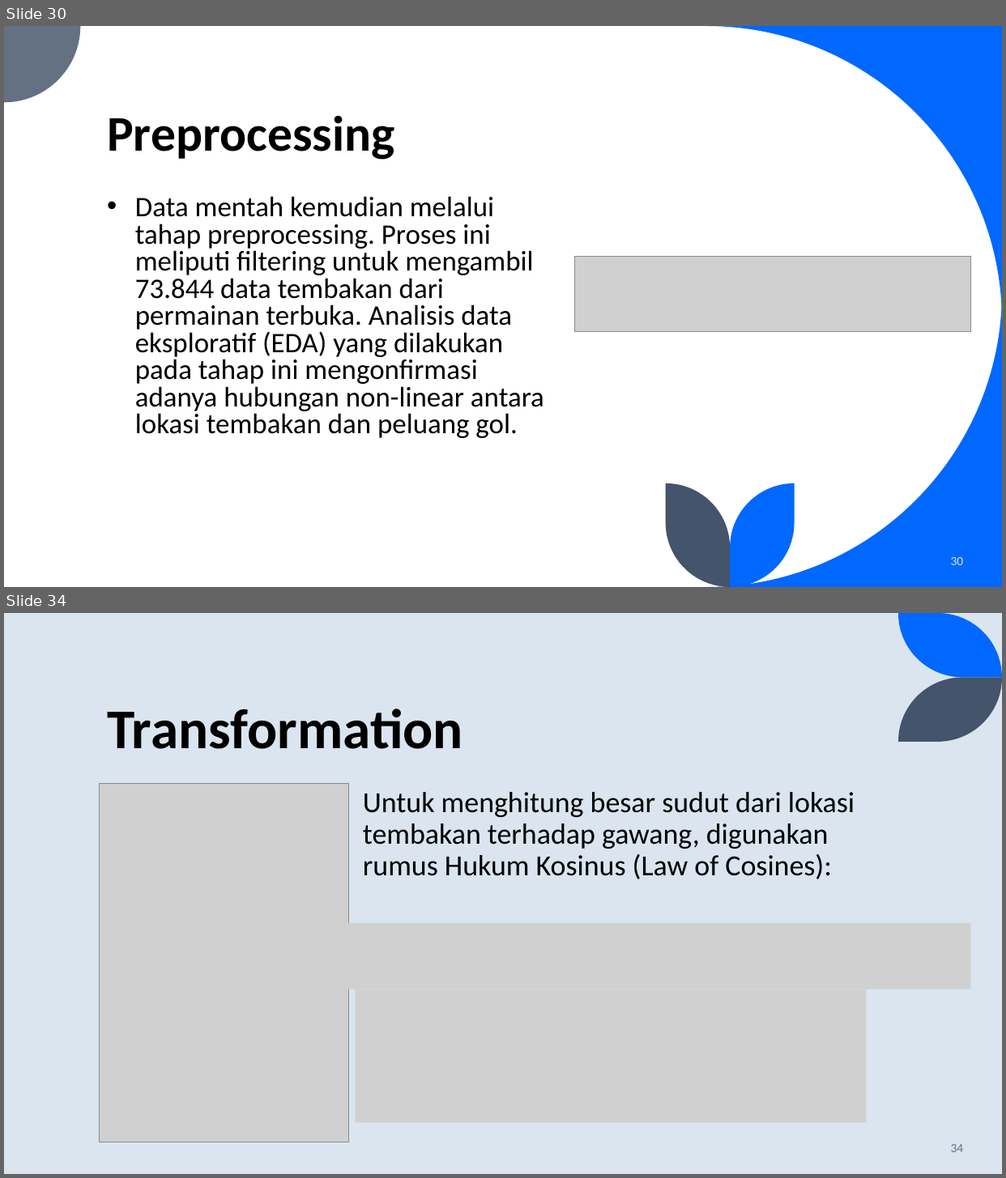
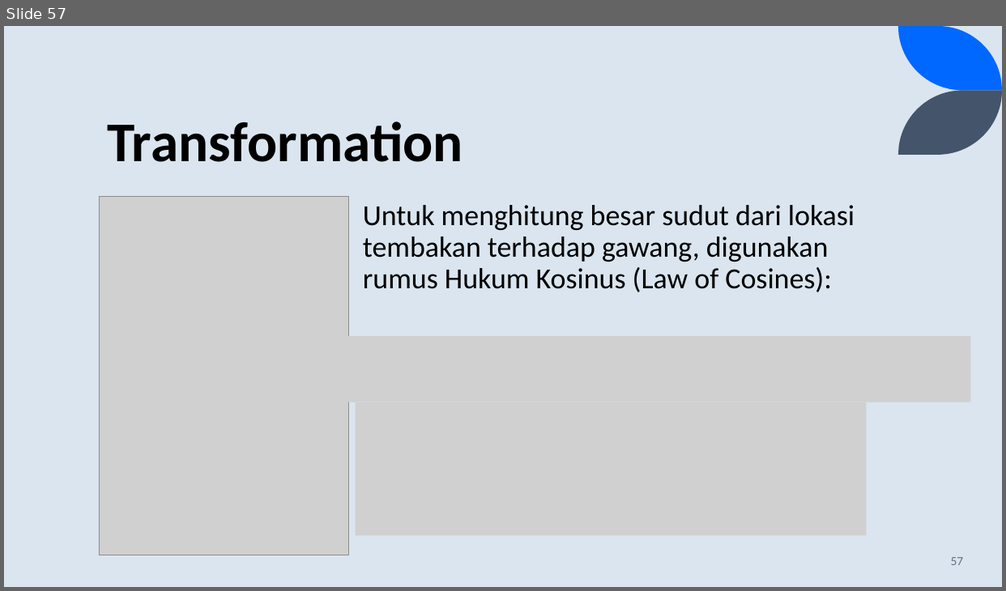
Before and after one commit to fadhilra101/skripsi, a slide deck: ppt/PPT SEMHAS Fadhil Raihan Akbar 11210930000101.pptx. Shown one above the other, each under a label of ours: slides 30 and 34 before the commit, slide 57 after it; the slides between them are not shown. The pictures are 1006x1178 and 1006x591 pixels, drawn with LibreOffice and Linux fonts; fonts in the diff are those of the drawing; grey boxes stand for pictures. Boxes give left, top, right and bottom in pixels: in the first picture for what was removed or moved away, otherwise in the second. Text is boxed around its words. In the diff, an @@ line names an element or a change of style, - is before the commit and + after.

```diff
--- a/ppt/PPT SEMHAS Fadhil Raihan Akbar 11210930000101.pptx
+++ b/ppt/PPT SEMHAS Fadhil Raihan Akbar 11210930000101.pptx
@@ slide 30 removed at [4,26,1002,587], background #FFFFFF @@
@@ freeform shape removed at [4,26,80,102] @@
@@ freeform shape removed at [706,26,1002,322] @@
@@ title removed at [107,115,394,160] @@
-Preprocessing
@@ text removed at [135,196,544,438] @@
-• Data mentah kemudian melalui tahap preprocessing. Proses ini meliputi filtering untuk mengambil 73.844 data tembakan dari permainan terbuka. Analisis data eksploratif (EDA) yang dilakukan pada tahap ini mengonfirmasi adanya hubungan non-linear antara lokasi tembakan dan peluang gol.
@@ picture removed at [574,257,970,331] @@
@@ freeform shape removed at [706,292,1002,587] @@
@@ freeform shape removed at [666,484,731,587] @@
@@ freeform shape removed at [731,484,795,587] @@
@@ page number removed at [951,557,964,565] @@
-30
@@ what was slide 34 is now slide 57 @@
@@ page number at [951,557,964,565]: text changed @@
-34
+57
```
Also in this commit, not shown: 29 slides changed, 33 slides added, 1 other slide removed, 3 other files.
